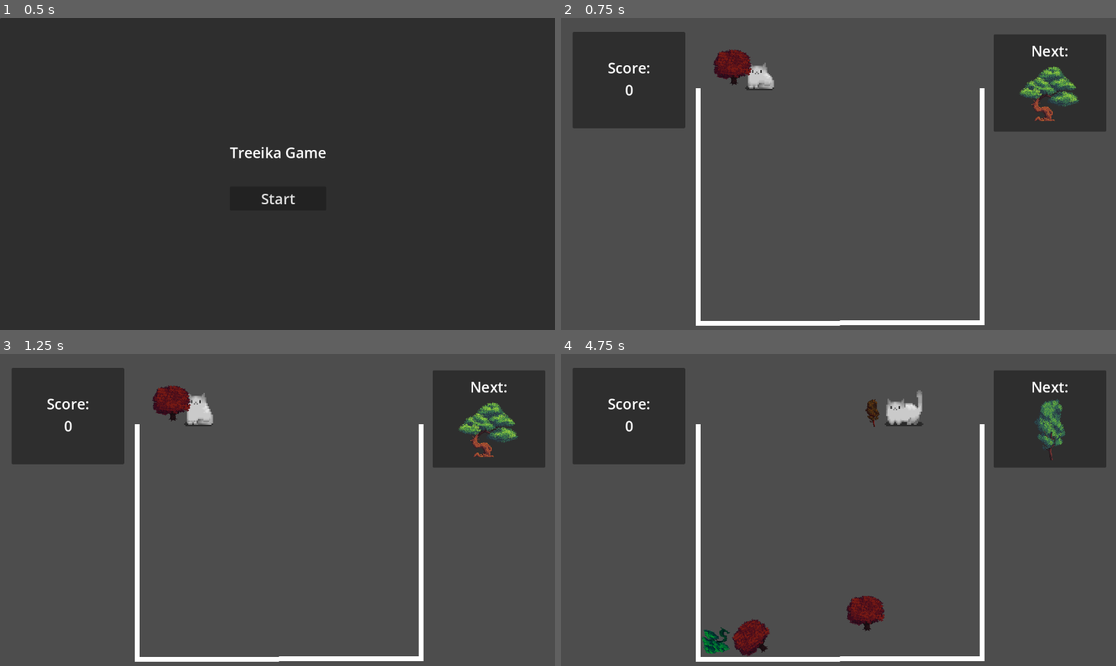
Above: before the commit, frames 1-4 (two rows, left to right).
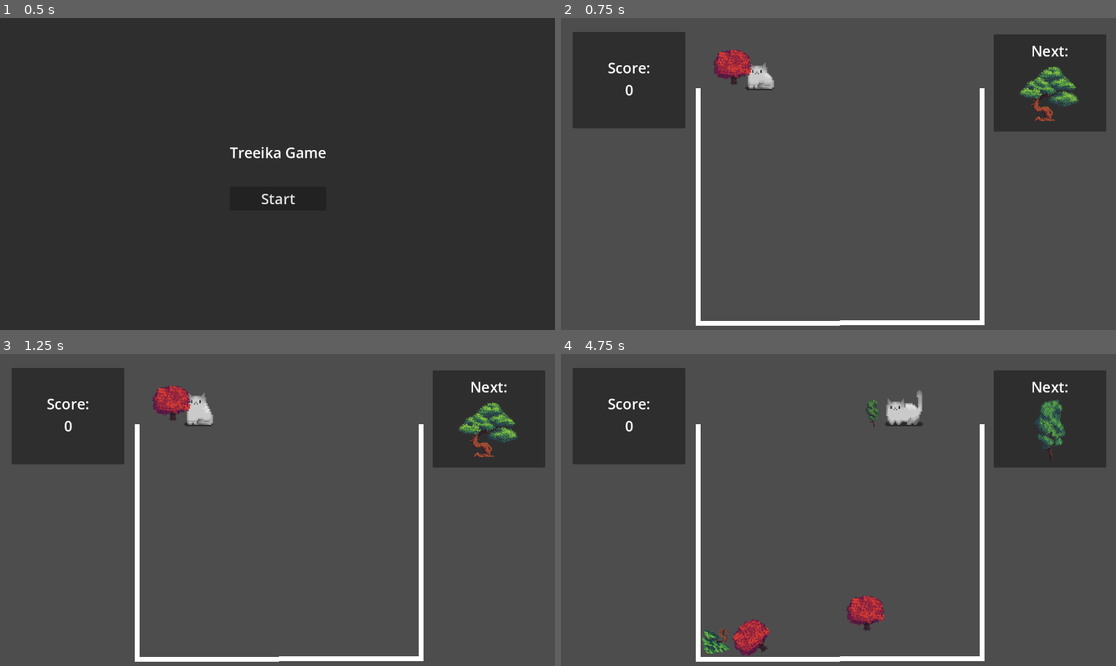
Above: after the commit, the same moments.

Repository: emilykrohn/TreeikaGame
Game: Godot game, scene res://Scenes/Game/main.tscn
The game is run twice, just before and just after one commit, with the same random seed, the same clock (stepped at 60 frames per second) and the same inputs. Sound files missing from this copy of the repository are replaced by a short silence.
Inputs:
- Up to frame 1 (0.5 s): no input
- Up to frame 2 (0.75 s): click "Start" at 0.5 s
- Up to frame 3 (1.25 s): no input
- Up to frame 4 (4.75 s): tap Enter at 1.25 s; hold Right (ui_right) 1.28-2.03 s; tap Space (ui_select) at 1.52, 2.27, 3.77, 4.52 s; hold Left (ui_left) 2.03-2.78 s; hold Right (ui_right) 2.78-4.28 s; hold Left (ui_left) from 4.28 s (still down)

Frame 1 is identical in both runs. In frame 2, 0.5% of the frame differs, in the area x 27-35%, y 10-22%; in frame 3, 0.5%; in frame 4, 1.4%, in the area x 25-59%, y 14-97%.

Commit message:
Make sprites brighter, easier to see

Diff:
--- a/Scenes/Game/Trees/tree_10.tscn
+++ b/Scenes/Game/Trees/tree_10.tscn
@@ -29,7 +29,7 @@
 shape = SubResource("CapsuleShape2D_tsfli")
 
 [node name="Sprite2D" type="Sprite2D" parent="."]
-modulate = Color(0.109804, 0.564706, 0.572549, 1)
+modulate = Color(0.498039, 0.960784, 0.964706, 1)
 scale = Vector2(4.3, 4.3)
 texture = ExtResource("1_klwkp")
 
--- a/Scenes/Game/Trees/tree_11.tscn
+++ b/Scenes/Game/Trees/tree_11.tscn
@@ -26,7 +26,7 @@
 shape = SubResource("CircleShape2D_rgwci")
 
 [node name="Sprite2D" type="Sprite2D" parent="."]
-modulate = Color(1, 0.180392, 1, 1)
+modulate = Color(1, 0.760784, 0.988235, 1)
 texture = ExtResource("1_nii8j")
 
 [connection signal="area_entered" from="Area2D" to="." method="_on_area_2d_area_entered"]
--- a/Scenes/Game/Trees/tree_2.tscn
+++ b/Scenes/Game/Trees/tree_2.tscn
@@ -29,7 +29,7 @@
 shape = SubResource("RectangleShape2D_4r0m0")
 
 [node name="Sprite2D" type="Sprite2D" parent="."]
-modulate = Color(1, 0.32549, 0.258824, 1)
+modulate = Color(1, 0.870588, 0.847059, 1)
 scale = Vector2(0.4, 0.4)
 texture = ExtResource("1_g7lyf")
 
--- a/Scenes/Game/Trees/tree_3.tscn
+++ b/Scenes/Game/Trees/tree_3.tscn
@@ -27,7 +27,7 @@
 shape = SubResource("CircleShape2D_d8fhr")
 
 [node name="Sprite2D" type="Sprite2D" parent="."]
-modulate = Color(0, 0.74902, 0.686275, 1)
+modulate = Color(0.858824, 1, 0.976471, 1)
 scale = Vector2(0.4, 0.4)
 texture = ExtResource("1_qre55")
 
--- a/Scenes/Game/Trees/tree_4.tscn
+++ b/Scenes/Game/Trees/tree_4.tscn
@@ -27,7 +27,7 @@
 shape = SubResource("CircleShape2D_dtch7")
 
 [node name="Sprite2D" type="Sprite2D" parent="."]
-modulate = Color(0.517647, 0.376471, 0.360784, 1)
+modulate = Color(0.929412, 0.878431, 0.870588, 1)
 scale = Vector2(0.5, 0.5)
 texture = ExtResource("1_leeew")
 
--- a/Scenes/Game/Trees/tree_5.tscn
+++ b/Scenes/Game/Trees/tree_5.tscn
@@ -27,7 +27,7 @@
 shape = SubResource("CircleShape2D_h0t0q")
 
 [node name="Sprite2D" type="Sprite2D" parent="."]
-modulate = Color(0.839216, 0.298039, 1, 1)
+modulate = Color(0.972549, 0.894118, 1, 1)
 scale = Vector2(0.6, 0.6)
 texture = ExtResource("1_ygcsw")
 
--- a/Scenes/Game/Trees/tree_6.tscn
+++ b/Scenes/Game/Trees/tree_6.tscn
@@ -31,7 +31,7 @@
 shape = SubResource("CapsuleShape2D_k63j7")
 
 [node name="Sprite2D" type="Sprite2D" parent="."]
-modulate = Color(0.627451, 0.45098, 0, 1)
+modulate = Color(1, 0.839216, 0.556863, 1)
 scale = Vector2(1.5, 1.5)
 texture = ExtResource("1_2nh5h")
 
--- a/Scenes/Game/Trees/tree_7.tscn
+++ b/Scenes/Game/Trees/tree_7.tscn
@@ -29,7 +29,7 @@
 shape = SubResource("CapsuleShape2D_a7pwx")
 
 [node name="Sprite2D" type="Sprite2D" parent="."]
-modulate = Color(0, 0.454902, 0.972549, 1)
+modulate = Color(0.788235, 0.870588, 1, 1)
 scale = Vector2(1.5, 1.5)
 texture = ExtResource("1_d0b5k")
 
--- a/Scenes/Game/Trees/tree_8.tscn
+++ b/Scenes/Game/Trees/tree_8.tscn
@@ -28,7 +28,7 @@
 shape = SubResource("CapsuleShape2D_xq8ek")
 
 [node name="Sprite2D" type="Sprite2D" parent="."]
-modulate = Color(0.796078, 0.27451, 0, 1)
+modulate = Color(1, 0.8, 0.733333, 1)
 scale = Vector2(1.5, 1.5)
 texture = ExtResource("1_5jqhf")
 
--- a/Scenes/Game/Trees/tree_9.tscn
+++ b/Scenes/Game/Trees/tree_9.tscn
@@ -28,7 +28,7 @@
 shape = SubResource("CapsuleShape2D_k63j7")
 
 [node name="Sprite2D" type="Sprite2D" parent="."]
-modulate = Color(0.643137, 0, 0.835294, 1)
+modulate = Color(0.92549, 0.772549, 1, 1)
 scale = Vector2(2.1, 2.1)
 texture = ExtResource("1_p6b2o")
 
Not shown, added: export_presets.cfg
